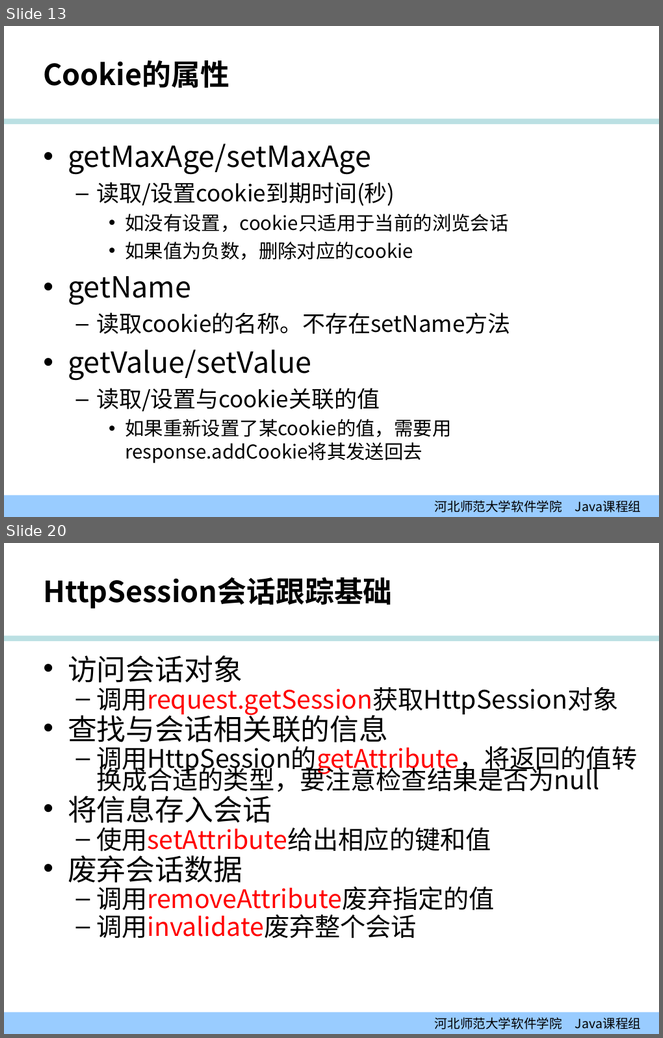
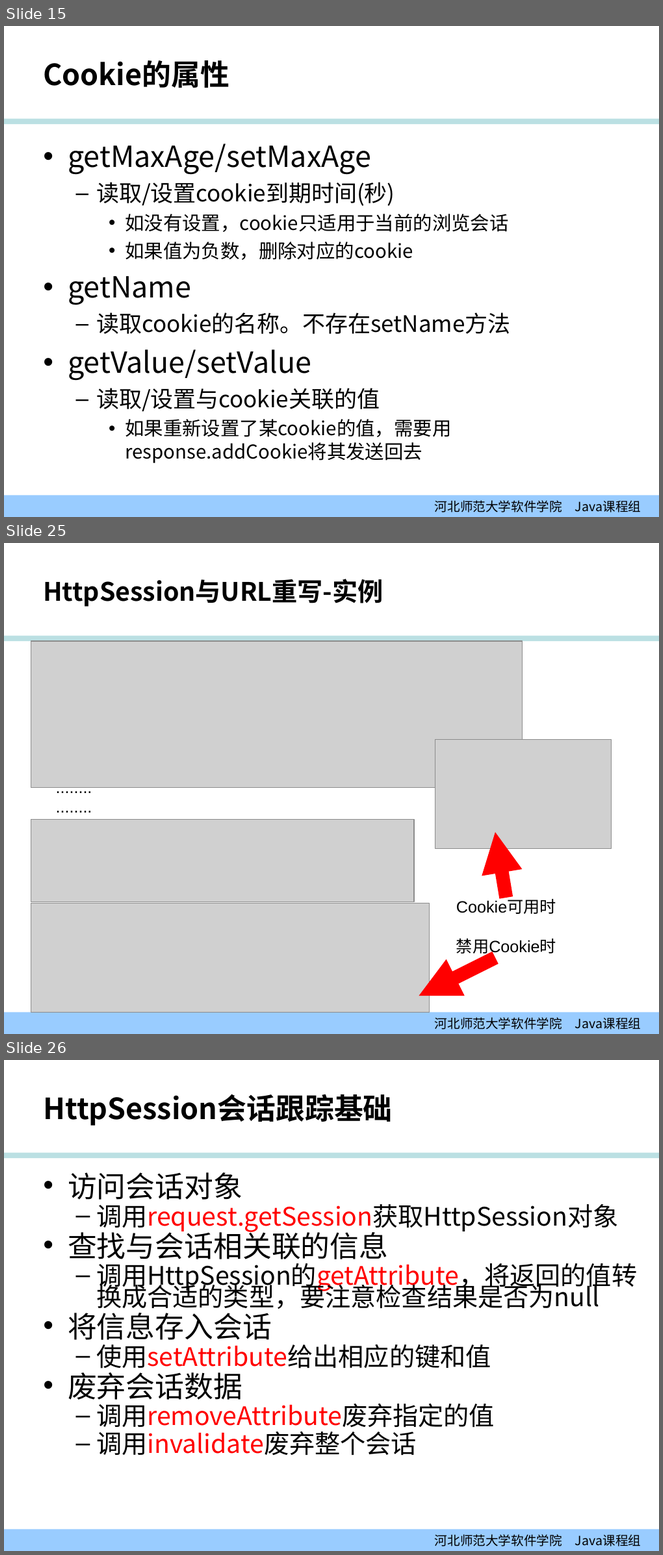
Before and after one commit to edu2act/course-JavaEE, a slide deck: 课程PPT/02-01_会话.ppt. Shown one above the other, each under a label of ours: slides 13 and 20 before the commit, slides 15, 25 and 26 after it; the slides between them are not shown. The pictures are 663x1038 and 663x1555 pixels, drawn with LibreOffice and Linux fonts; fonts in the diff are those of the drawing; grey boxes stand for pictures; background and template pictures are left out. Boxes give left, top, right and bottom in pixels: in the first picture for what was removed or moved away, otherwise in the second. Text is boxed around its words. In the diff, an @@ line names an element or a change of style, - is before the commit and + after.

```diff
--- a/课程PPT/02-01_会话.ppt
+++ b/课程PPT/02-01_会话.ppt
@@ slide 25 added at (4, 543, 659, 1034), background #FFFFFF; not listed: 2 template elements that a slide beside it also shows @@
@@ title added at (43, 579, 383, 607), 28 pt, text #000000, bold @@
+HttpSession与URL重写-实例
@@ picture added at (31, 641, 522, 788) @@
@@ picture added at (435, 739, 610, 849) @@
@@ text added at (50, 774, 141, 819), 18 pt, text #000000 @@
+........
+........
@@ picture added at (31, 820, 414, 902) @@
@@ arrow added from (506, 898) to (495, 833), #FF0000 15 pt @@
@@ picture added at (31, 903, 429, 1013) @@
@@ text added at (456, 900, 556, 956), 18 pt, text #000000 @@
+Cookie可用时
+禁用Cookie时
@@ arrow added from (495, 958) to (419, 997), #FF0000 15 pt @@
@@ what was slide 13 is now slide 15 @@
@@ what was slide 20 is now slide 26 @@
```
Also in this commit, not shown: 14 slides changed, 4 other slides added, 6 other files.
